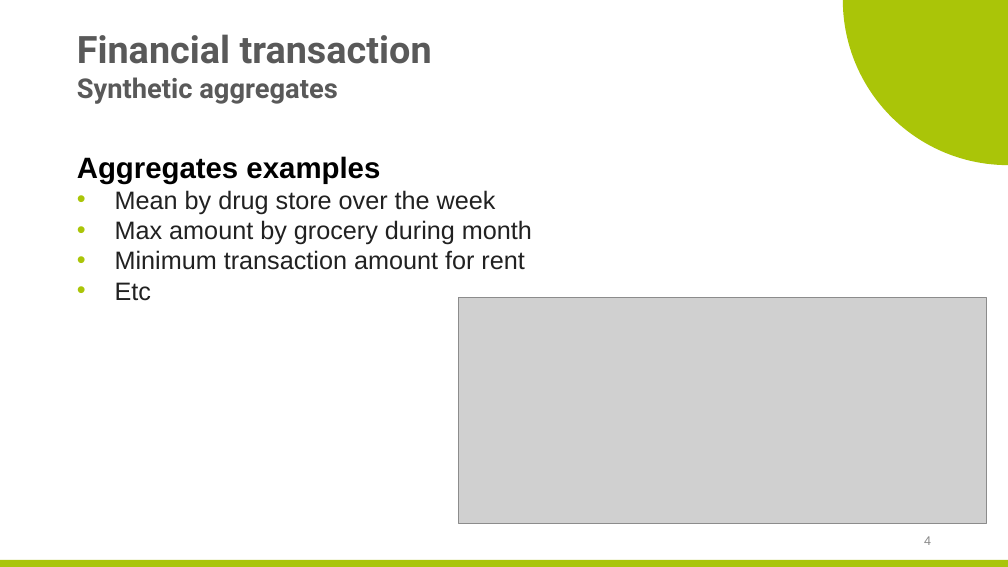
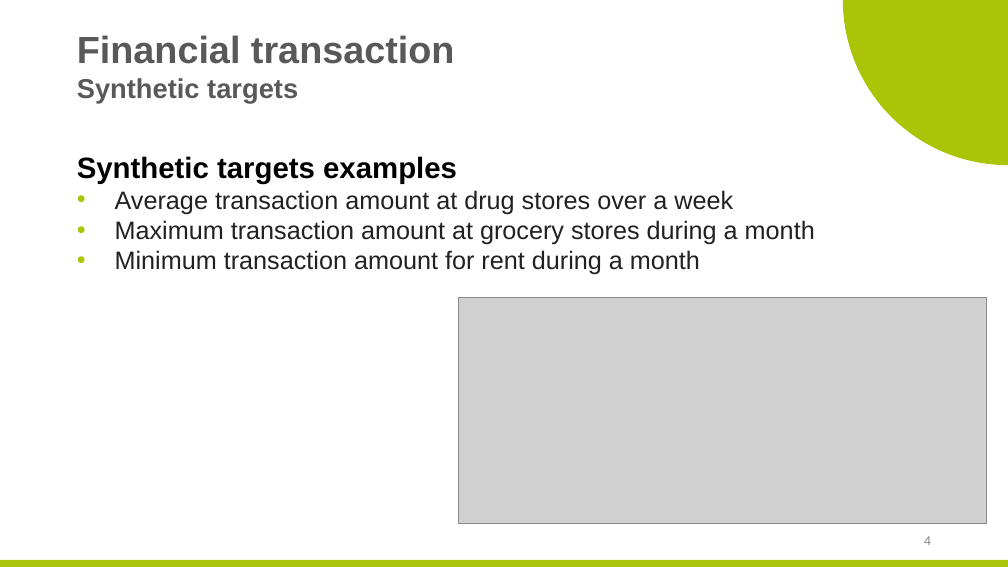
Before and after one commit to zaaabik/hppl_skoltech_project, a slide deck: slide 4 of presentations.pptx. Drawn at 1008x567 pixels with LibreOffice and Linux fonts; fonts in the diff are those of the drawing; grey boxes stand for pictures; background and template pictures are left out. Boxes give left, top, right and bottom in pixels: in the first picture for what was removed or moved away, otherwise in the second. Text is boxed around its words. In the diff, an @@ line names an element or a change of style, - is before the commit and + after.

```diff
--- a/presentations.pptx
+++ b/presentations.pptx
@@ title at [77, 35, 455, 103]: text changed; font Roboto to Arial @@
-Financial transaction
-Synthetic aggregates
+Financial transaction
+Synthetic targets
@@ text at [77, 156, 815, 275]: text changed @@
-Aggregates examples
-• Mean by drug store over the week
-• Max amount by grocery during month
-• Minimum transaction amount for rent
-• Etc
+Synthetic targets examples
+• Average transaction amount at drug stores over a week
+• Maximum transaction amount at grocery stores during a month
+• Minimum transaction amount for rent during a month
```
Also in this commit, not shown: 6 other slides changed, 4 slides added, 3 slides removed, 28 other files.
